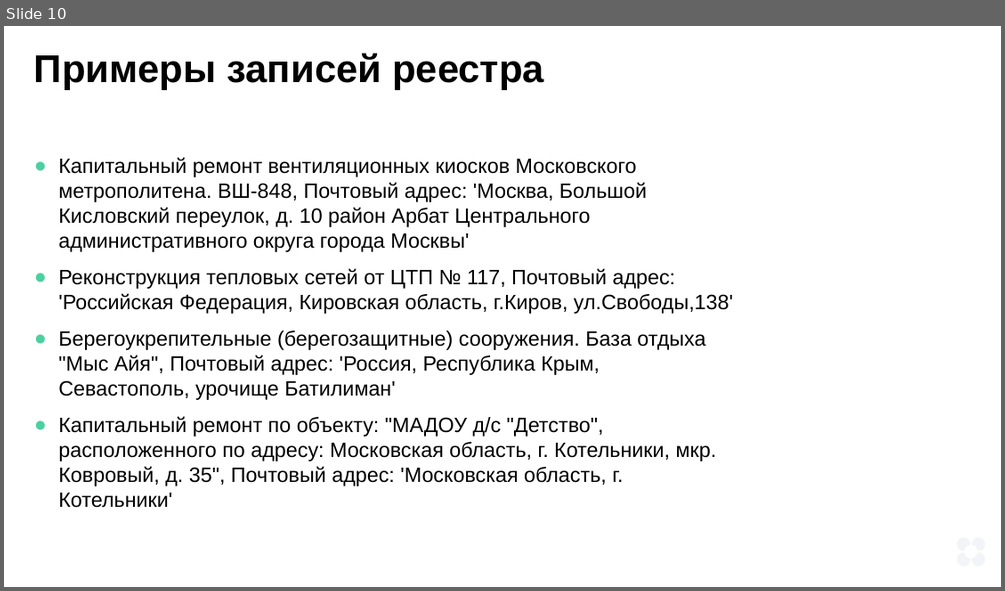
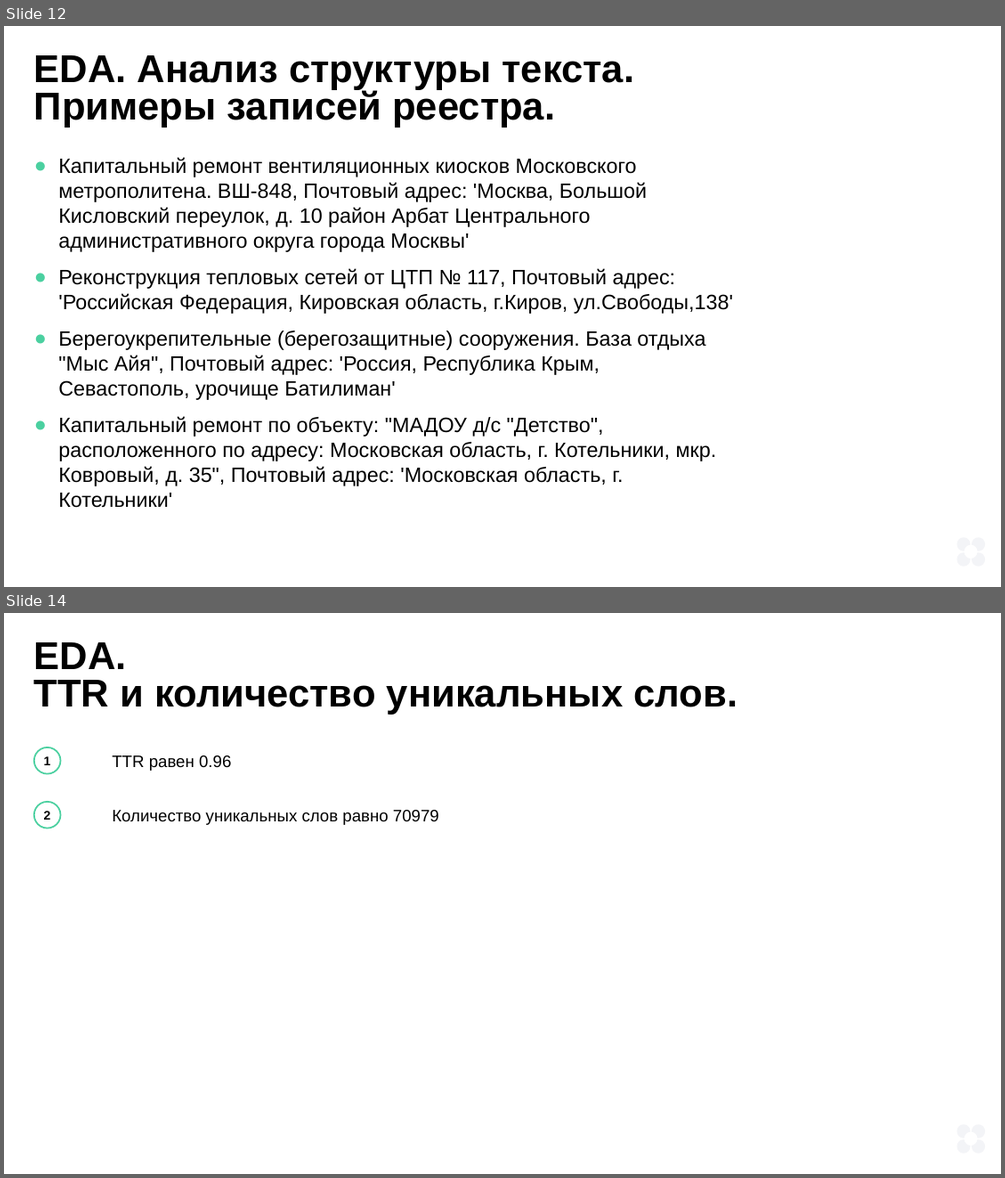
Before and after one commit to tyan/ML_learn, a slide deck: Diploma/presentation.pptx. Shown one above the other, each under a label of ours: slide 10 before the commit, slides 12 and 14 after it; the slides between them are not shown. The pictures are 1005x591 and 1005x1178 pixels, drawn with LibreOffice and Linux fonts; fonts in the diff are those of the drawing. Boxes give left, top, right and bottom in pixels: in the first picture for what was removed or moved away, otherwise in the second. Text is boxed around its words. In the diff, an @@ line names an element or a change of style, - is before the commit and + after.

```diff
--- a/Diploma/presentation.pptx
+++ b/Diploma/presentation.pptx
@@ slide 14 added at bbox=[4, 613, 1001, 1174], background #FFFFFF; not listed: 4 template elements that a slide beside it also shows @@
@@ text added at bbox=[34, 642, 737, 714], 56 pt, text #000000, bold @@
+EDA.
+TTR и количество уникальных слов.
@@ ellipse added at bbox=[34, 747, 60, 773], outline #4BD0A0 2.24 pt, 18 pt, text #000000, bold @@
+1
@@ text added at bbox=[112, 755, 231, 771], 24 pt, text #000000 @@
+TTR равен 0.96
@@ ellipse added at bbox=[34, 802, 60, 827], outline #4BD0A0 2.24 pt, 18 pt, text #000000, bold @@
+2
@@ text added at bbox=[112, 810, 439, 825], 24 pt, text #000000 @@
+Количество уникальных слов равно 70979
@@ what was slide 10 is now slide 12 @@
@@ slide 12 changed as well @@
@@ text at bbox=[34, 55, 635, 127]: text changed @@
-Примеры записей реестра
+EDA. Анализ структуры текста.
+Примеры записей реестра.
```
Also in this commit, not shown: 20 other slides changed, 9 other slides added, 1 other file.
